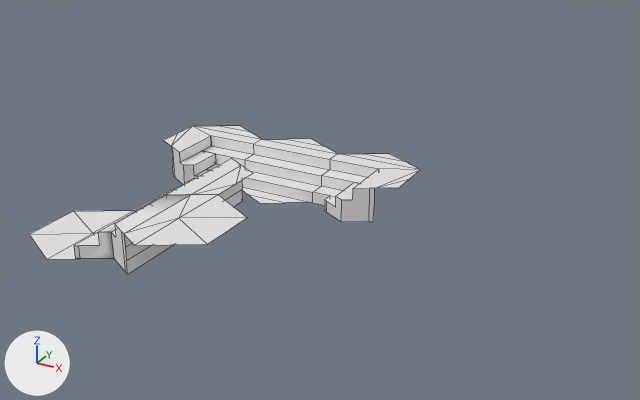
Before and after pictures for a commit that changed the FBX model Assets/Meshes/Structs/hexgame_short_stairs.fbx.
Camera for both pictures: a camera (50 mm lens) standing at (11.11, -6.92, 3.05) and looking at (7.87, -1.03, 0.11). Arrows for +X, +Y and +Z are at lower left; the lights stay in place. Mesh edges are drawn as thin lines. Where no turn or scale is listed for an object, it has been applied to the vertices.

The first picture shows 'h_stairs', 'v_short_stairs_a', 'v_short_stairs_b', 'v_short_stairs_c', 'v_short_stairs_l_corner', 'v_short_stairs_r_corner'.
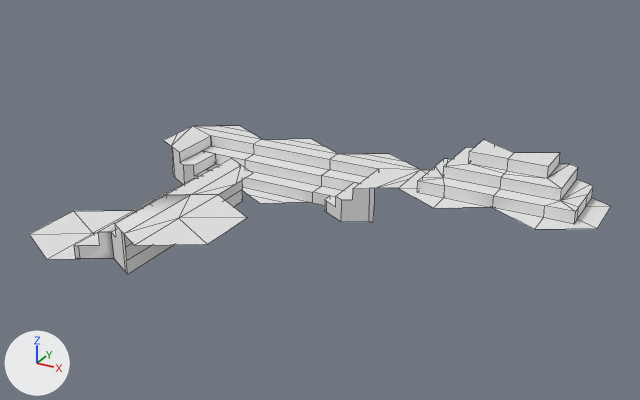
Patch to the scene script:
```diff
--- a/Assets/Meshes/Structs/hexgame_short_stairs.fbx.py
+++ b/Assets/Meshes/Structs/hexgame_short_stairs.fbx.py
@@ me_v_shor_stairs_r_outer_corner @@
+me_v_shor_stairs_r_outer_corner.from_pydata(...)  # 43 vertices, 37 faces; spans x -0.433..0.433, y -0.5..0.5, z 0.0..0.325
@@ me_v_shor_stairs_l_outer_corner @@
+me_v_shor_stairs_l_outer_corner.from_pydata(...)  # 43 vertices, 37 faces; spans x -0.433..0.433, y -0.5..0.5, z 0.0..0.325
@@ ob_v_shor_stairs_r_outer_corner @@
+ob_v_shor_stairs_r_outer_corner = bpy.data.objects.new('v_shor_stairs_r_outer_corner', me_v_shor_stairs_r_outer_corner)
+ob_v_shor_stairs_r_outer_corner.location = (8.661, 0.0, 0.0)
@@ ob_v_shor_stairs_l_outer_corner @@
+ob_v_shor_stairs_l_outer_corner = bpy.data.objects.new('v_shor_stairs_l_outer_corner', me_v_shor_stairs_l_outer_corner)
+ob_v_shor_stairs_l_outer_corner.location = (9.527, 0.0, 0.0)
```

Location of each change, [x1, y1, x2, y2] in pixels of the pictures (640 x 400 px):
'v_shor_stairs_l_outer_corner', added: after [493, 153, 611, 229]
'v_shor_stairs_r_outer_corner', added: after [399, 139, 514, 208]
